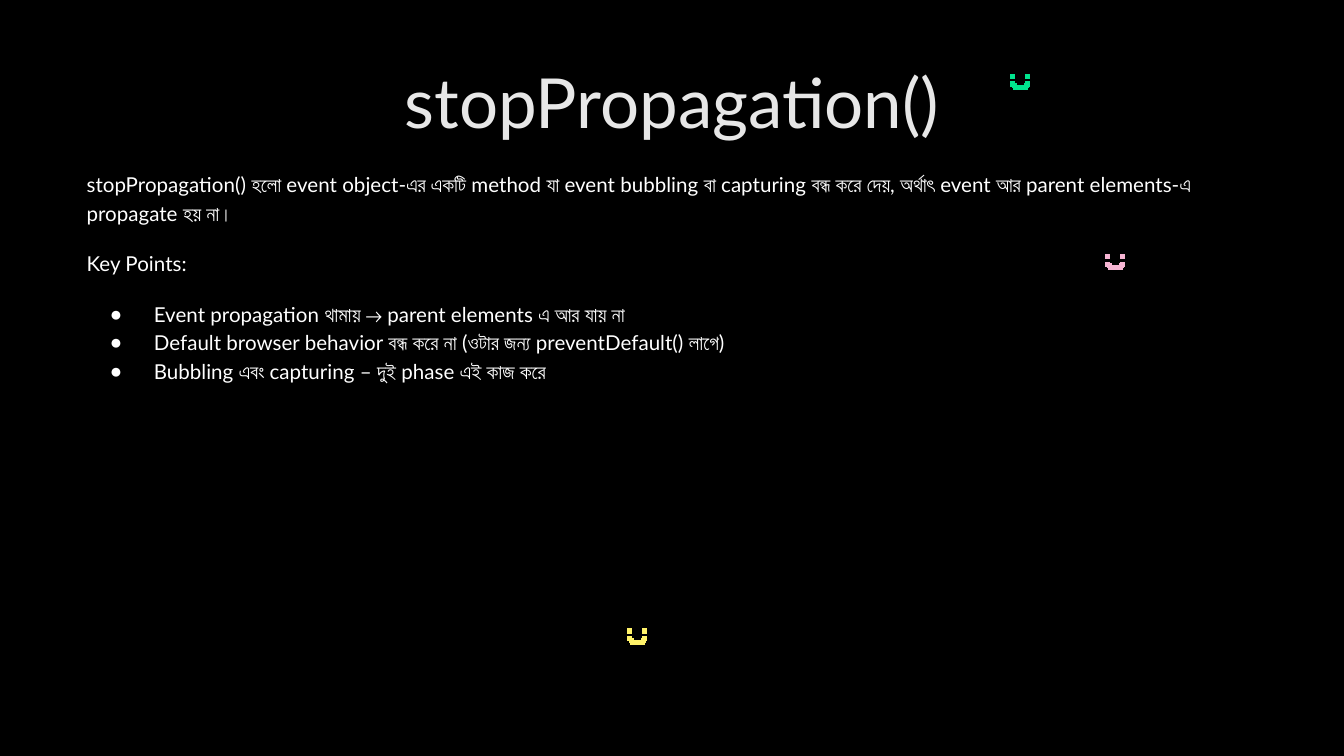
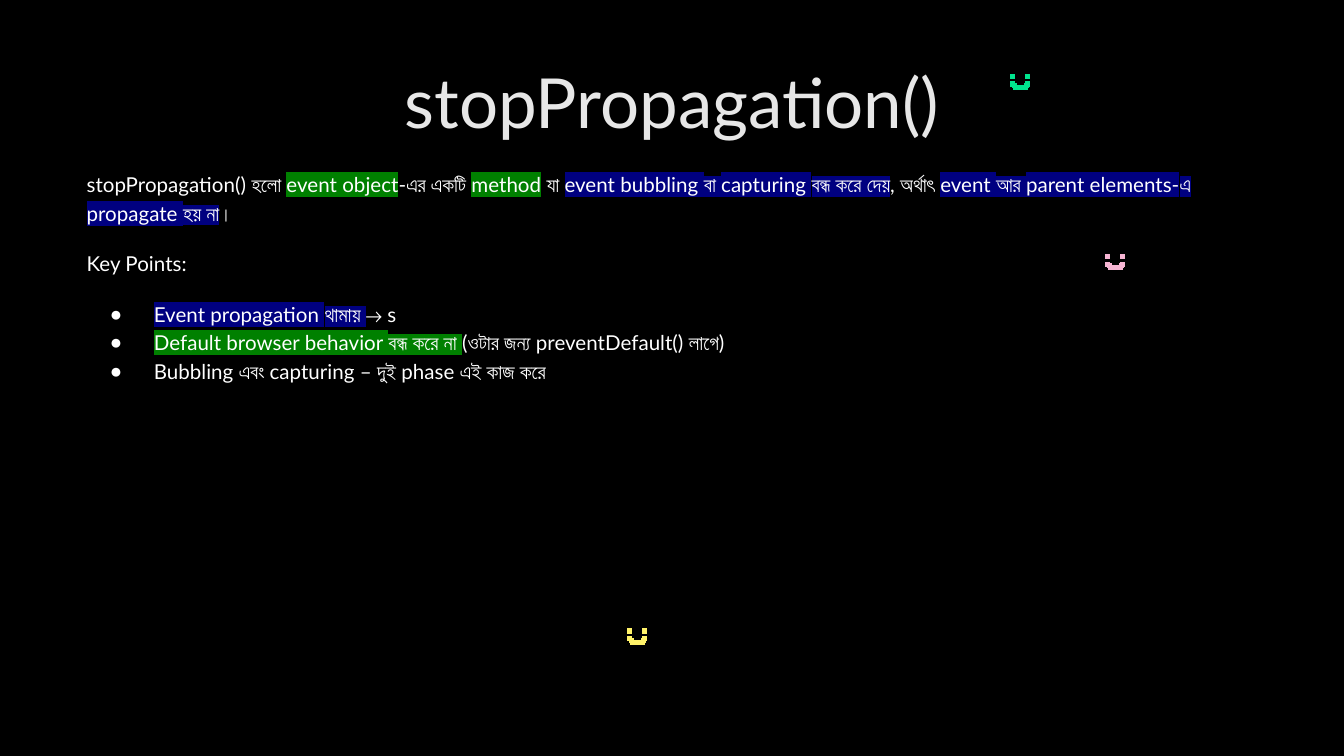
Before and after one commit to nabila-nuzhat/class-js, a slide deck: slide 57 of Interview Question JavaScript_HIGHLIGHTED.pptx. Drawn at 1344x756 pixels with LibreOffice and Linux fonts; fonts in the diff are those of the drawing. Boxes give left, top, right and bottom in pixels: in the first picture for what was removed or moved away, otherwise in the second. Text is boxed around its words. In the diff, an @@ line names an element or a change of style, - is before the commit and + after.

```diff
--- a/Interview Question JavaScript_HIGHLIGHTED.pptx
+++ b/Interview Question JavaScript_HIGHLIGHTED.pptx
@@ text at (87,175,1191,357): highlight none to #008000 in "event object-এর method", "Default browser behavior বন্ধ করে না"; highlight none to #000080 in "event bubbling বা capturing বন্ধ করে দেয়, ..." @@
@@ text at (154,307,396,329): text changed @@
-● Event propagation থামায় → parent elements এ আর যায় না
+● Event propagation থামায় → s
```
Also in this commit, not shown: 18 other slides changed, 1 slide removed.
